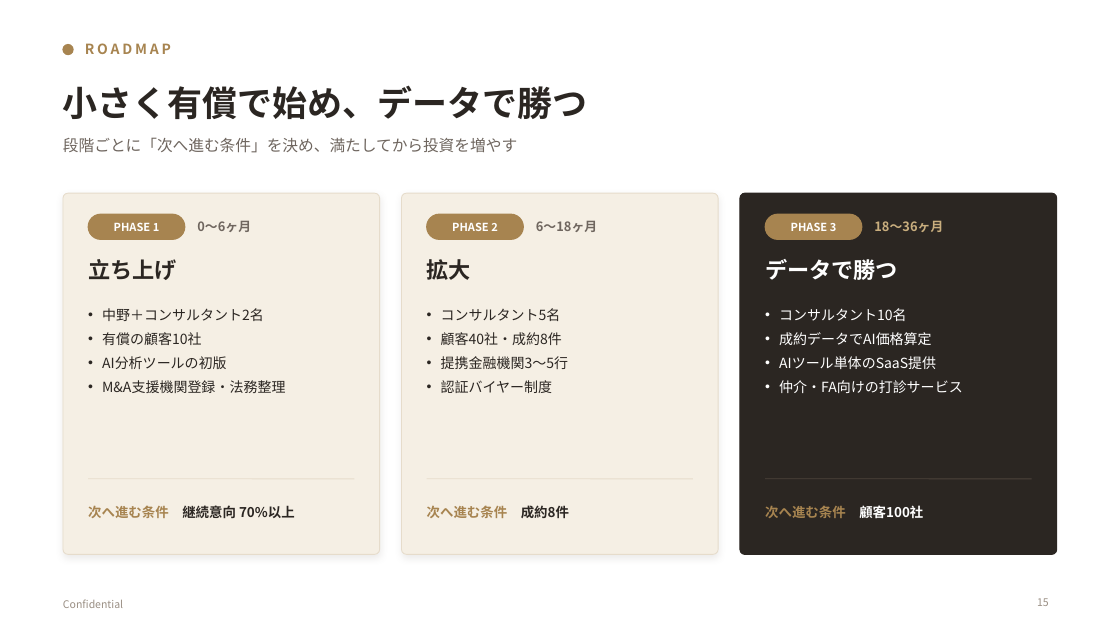
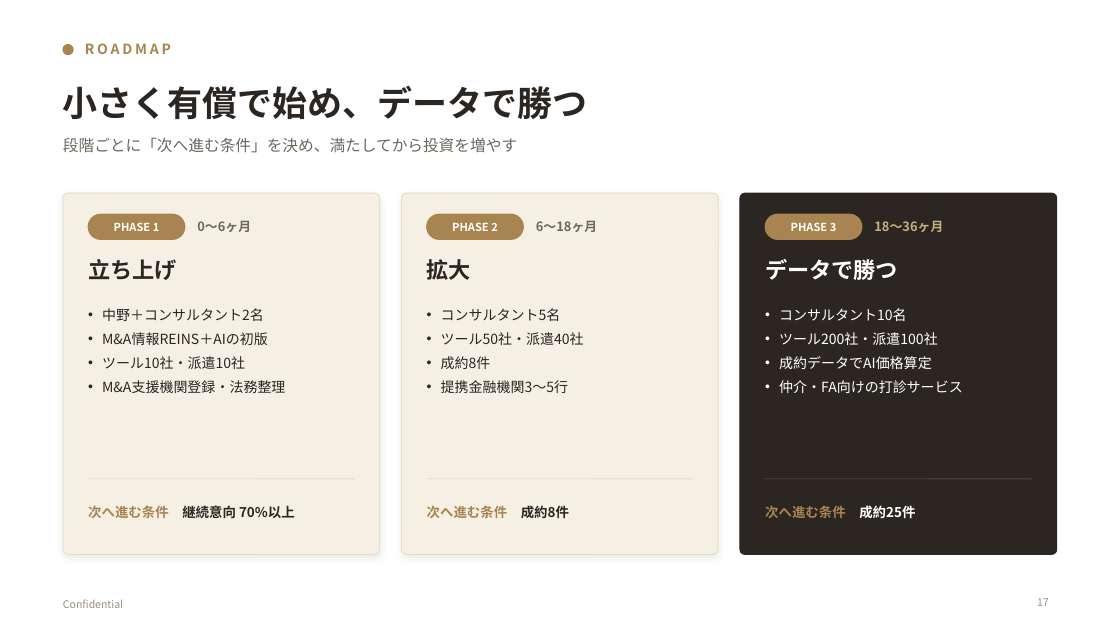
Before and after one commit to nakano-winebank/wine-auction, a slide deck: slide 17 of docs/business/事業概要_AI_MA部門_営業用.pptx (slide 15 before the commit). Drawn at 1120x630 pixels with LibreOffice and Linux fonts; fonts in the diff are those of the drawing. Boxes give left, top, right and bottom in pixels: in the first picture for what was removed or moved away, otherwise in the second. Text is boxed around its words. In the diff, an @@ line names an element or a change of style, - is before the commit and + after.

```diff
--- a/docs/business/事業概要_AI_MA部門_営業用.pptx
+++ b/docs/business/事業概要_AI_MA部門_営業用.pptx
@@ text at [102, 332, 268, 369]: text changed @@
-• 有償の顧客10社
-• AI分析ツールの初版
+• M&A情報REINS＋AIの初版
+• ツール10社・派遣10社
@@ text at [441, 332, 584, 369]: text changed @@
-• 顧客40社・成約8件
+• ツール50社・派遣40社
+• 成約8件
@@ text at [779, 332, 938, 345]: paragraph added @@
+• ツール200社・派遣100社
@@ text at [779, 356, 936, 369]: paragraph removed @@
-• AIツール単体のSaaS提供
@@ text at [441, 380, 553, 393]: paragraph removed @@
-• 認証バイヤー制度
@@ text at [765, 505, 915, 518]: text changed @@
-次へ進む条件 顧客100社
+次へ進む条件 成約25件
@@ page number at [1037, 598, 1049, 606]: text changed @@
-15
+17
```
Also in this commit, not shown: 4 other slides changed, 2 slides added, 1 other file.
